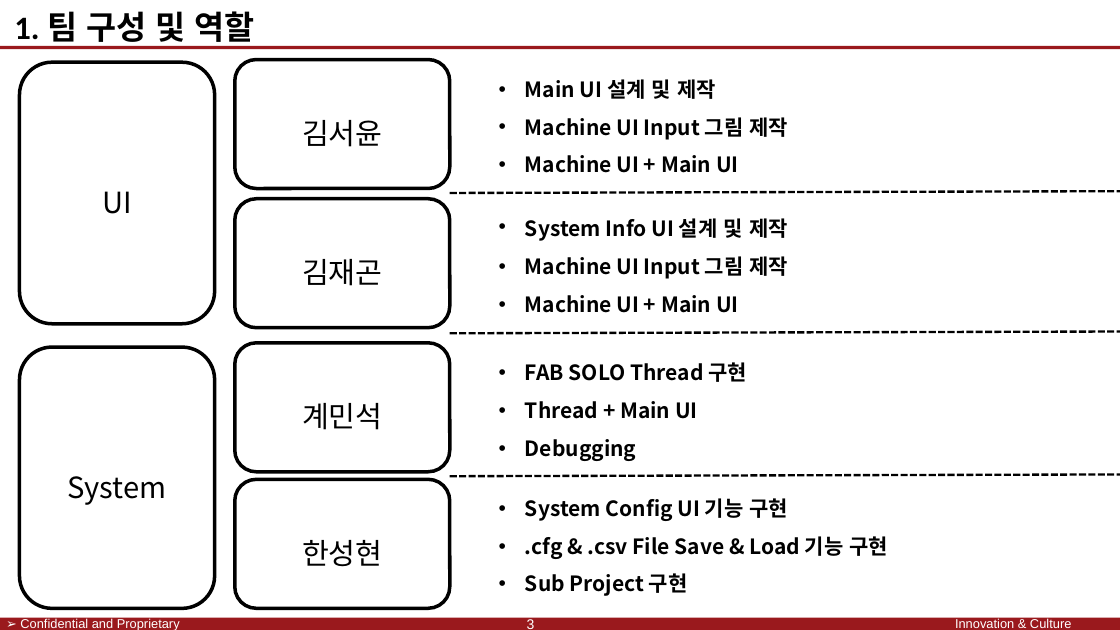
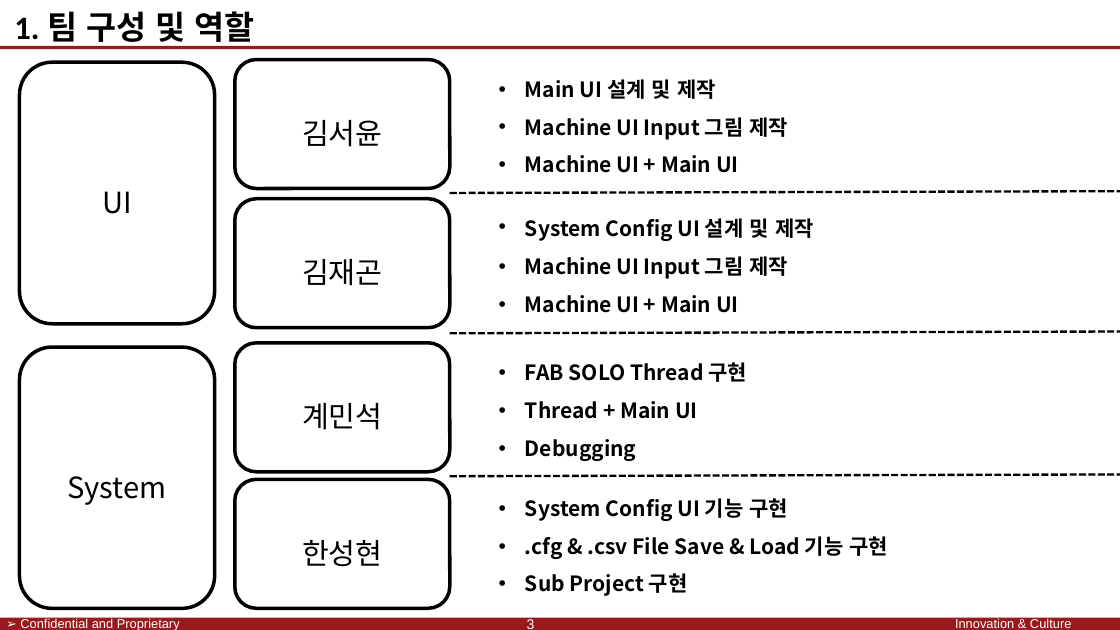
Before and after one commit to SaintSeong/JusungProject, a slide deck: slide 3 of A조 발표/A조 발표.pptx. Drawn at 1120x630 pixels with LibreOffice and Linux fonts; fonts in the diff are those of the drawing; background and template pictures are left out. Boxes give left, top, right and bottom in pixels: in the first picture for what was removed or moved away, otherwise in the second. Text is boxed around its words. In the diff, an @@ line names an element or a change of style, - is before the commit and + after.

```diff
--- a/A조 발표/A조 발표.pptx
+++ b/A조 발표/A조 발표.pptx
@@ text at (x1=525, y1=218, x2=815, y2=241): text changed @@
-• System Info UI 설계 및 제작
+• System Config UI 설계 및 제작
```
Also in this commit, not shown: 3 other slides changed, 1 slide added.
